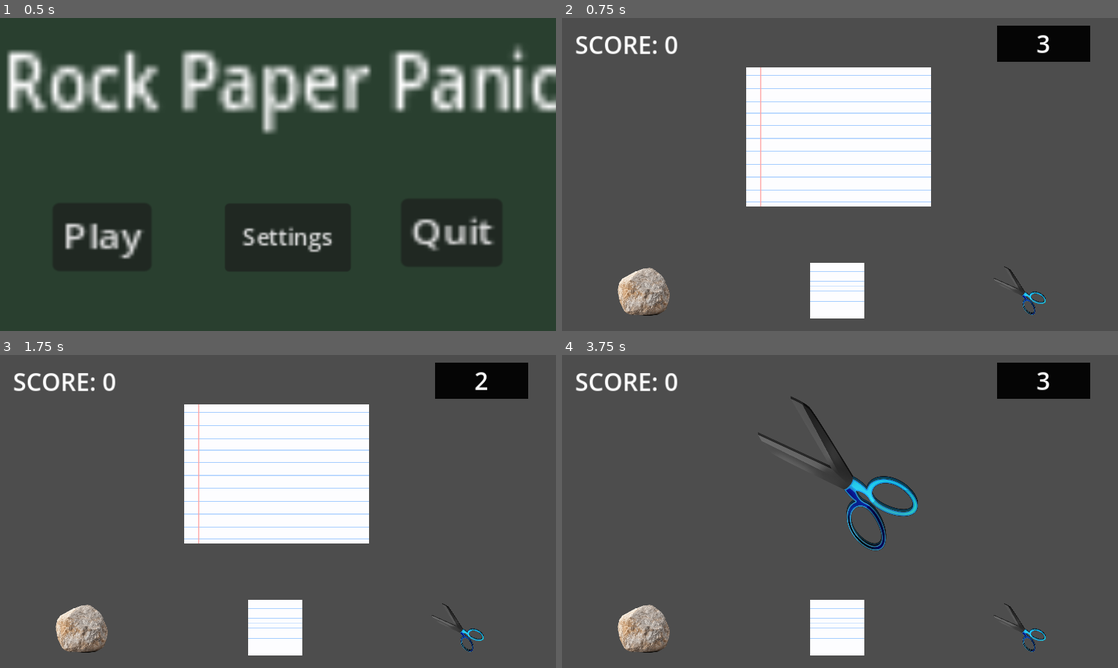
Above: before the commit, frames 1-4 (two rows, left to right).
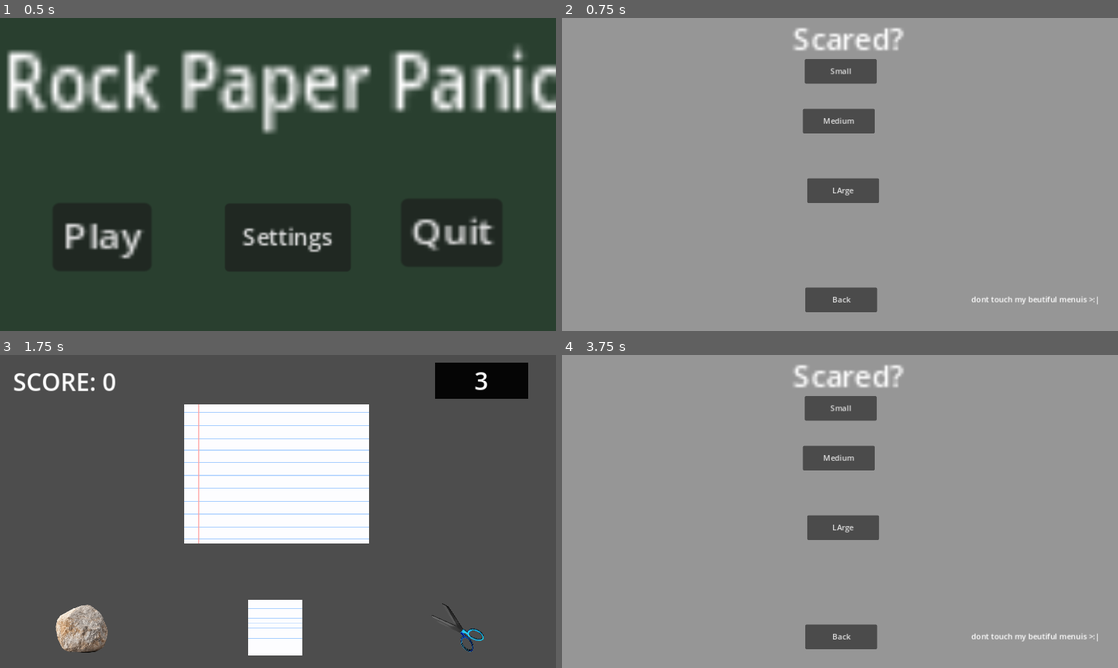
Above: after the commit, the same moments.

Repository: CoolCoderMan281/Rock-Paper-Panic
Game: Godot game, scene res://Scenes/mainmenu.tscn
Two runs of this game, one before a commit and one after it. Both use one fixed random seed, a clock stepped at 60 frames per second and the inputs below.
Inputs (mouse positions are in pixels of both pictures, inside the frame that each line leads up to):
- Up to frame 1 (0.5 s): no input
- Up to frame 2 (0.75 s): click "Play" at 0.5 s
- Up to frame 3 (1.75 s): click (278, 408) at 1.25 s, where only the run after the commit has a clickable "Small"
- Up to frame 4 (3.75 s): click (645, 630) at 2 s; click "MAIN MENU" at 2.75 s; click "Play" at 3.5 s

Frame 1 is identical in both runs. In frame 2, 99% of the frame differs, in the area x 0-100%, y 0-100%; in frame 3, less than 0.1%; in frame 4, 97%.

Commit message:
Difficulty (Setting)
GameplaySelect menu!
I know there are future plans for extra modes so this is not named DifficultySelect for that.

Globals autoload,
It's now nessecary to preserve data between scenes, so that's what this does.

Fixed some formatting, like Countdown being in the root instead of Code

Diff:
--- /dev/null
+++ b/Code/GameplaySelect.gd
@@ -0,0 +1,20 @@
+extends Node2D
+
+
+func _on_easy_pressed() -> void:
+	Globals.difficulty = Globals.difficulties.easy
+	get_tree().change_scene_to_file("res://Scenes/main.tscn")
+
+
+func _on_normal_pressed() -> void:
+	Globals.difficulty = Globals.difficulties.normal
+	get_tree().change_scene_to_file("res://Scenes/main.tscn")
+
+
+func _on_hard_pressed() -> void:
+	Globals.difficulty = Globals.difficulties.hard
+	get_tree().change_scene_to_file("res://Scenes/main.tscn")
+
+
+func _on_back_pressed() -> void:
+	get_tree().change_scene_to_file("res://Scenes/mainmenu.tscn")
--- /dev/null
+++ b/Code/Globals.gd
@@ -0,0 +1,4 @@
+extends Node
+
+enum difficulties { easy, normal, hard, unset }
+var difficulty: difficulties = difficulties.unset
--- a/Code/MainMenu.gd
+++ b/Code/MainMenu.gd
@@ -12,7 +12,7 @@
 
 
 func _on_play_pressed():
-	get_tree().change_scene_to_file("res://Scenes/main.tscn")
+	get_tree().change_scene_to_file("res://Scenes/gameplayselect.tscn")
 
 
 func _on_quit_pressed():
--- /dev/null
+++ b/Scenes/gameplayselect.tscn
@@ -0,0 +1,69 @@
+[gd_scene load_steps=2 format=3 uid="uid://dte58gpdscy8f"]
+
+[ext_resource type="Script" path="res://Code/GameplaySelect.gd" id="1_7t0e7"]
+
+[node name="Gameplayselect" type="Node2D"]
+script = ExtResource("1_7t0e7")
+
+[node name="ColorRect" type="ColorRect" parent="."]
+offset_right = 1164.0
+offset_bottom = 662.0
+color = Color(0.589096, 0.589096, 0.589096, 1)
+
+[node name="Easy" type="Button" parent="ColorRect"]
+unique_name_in_owner = true
+layout_mode = 0
+offset_left = 503.0
+offset_top = 85.0
+offset_right = 652.0
+offset_bottom = 136.0
+text = "Small"
+
+[node name="Normal" type="Button" parent="ColorRect"]
+unique_name_in_owner = true
+layout_mode = 0
+offset_left = 499.0
+offset_top = 188.0
+offset_right = 648.0
+offset_bottom = 239.0
+text = "Medium"
+
+[node name="Hard" type="Button" parent="ColorRect"]
+unique_name_in_owner = true
+layout_mode = 0
+offset_left = 508.0
+offset_top = 332.0
+offset_right = 657.0
+offset_bottom = 383.0
+text = "LArge"
+
+[node name="Back" type="Button" parent="ColorRect"]
+unique_name_in_owner = true
+layout_mode = 0
+offset_left = 504.0
+offset_top = 558.0
+offset_right = 653.0
+offset_bottom = 609.0
+text = "Back"
+
+[node name="Title" type="Label" parent="ColorRect"]
+layout_mode = 0
+offset_left = 478.0
+offset_top = -1.0
+offset_right = 551.0
+offset_bottom = 30.0
+scale = Vector2(3.85606, 3.86121)
+text = "Scared?"
+
+[node name="NoTouchNotice" type="Label" parent="ColorRect"]
+layout_mode = 0
+offset_left = 848.0
+offset_top = 571.0
+offset_right = 1114.0
+offset_bottom = 594.0
+text = "dont touch my beutiful menuis >:|"
+
+[connection signal="pressed" from="ColorRect/Easy" to="." method="_on_easy_pressed"]
+[connection signal="pressed" from="ColorRect/Normal" to="." method="_on_normal_pressed"]
+[connection signal="pressed" from="ColorRect/Hard" to="." method="_on_hard_pressed"]
+[connection signal="pressed" from="ColorRect/Back" to="." method="_on_back_pressed"]
--- a/Scenes/main.tscn
+++ b/Scenes/main.tscn
@@ -5,7 +5,7 @@
 [ext_resource type="Texture2D" uid="uid://dtqytyxqc6isg" path="res://Assets/Placeholder/rock.png" id="3_77b6n"]
 [ext_resource type="Texture2D" uid="uid://5lde36f46cob" path="res://Assets/Placeholder/paper.png" id="4_lfdjh"]
 [ext_resource type="Texture2D" uid="uid://cyhqv1mopvf21" path="res://Assets/Placeholder/scissors.png" id="5_uj5bi"]
-[ext_resource type="Script" path="res://Countdown.gd" id="7_hbh5k"]
+[ext_resource type="Script" path="res://Code/Countdown.gd" id="7_hbh5k"]
 
 [sub_resource type="GDScript" id="GDScript_a5fcu"]
 script/source = "extends CanvasLayer
--- a/project.godot
+++ b/project.godot
@@ -12,8 +12,12 @@
 
 config/name="Rock Paper Panic"
 run/main_scene="res://Scenes/mainmenu.tscn"
-config/features=PackedStringArray("4.2", "Forward Plus")
+config/features=PackedStringArray("4.3", "Forward Plus")
 config/icon="res://Assets/Placeholder/icon.svg"
+
+[autoload]
+
+Globals="*res://Code/Globals.gd"
 
 [display]
 
Renamed: Countdown.gd -> Code/Countdown.gd
